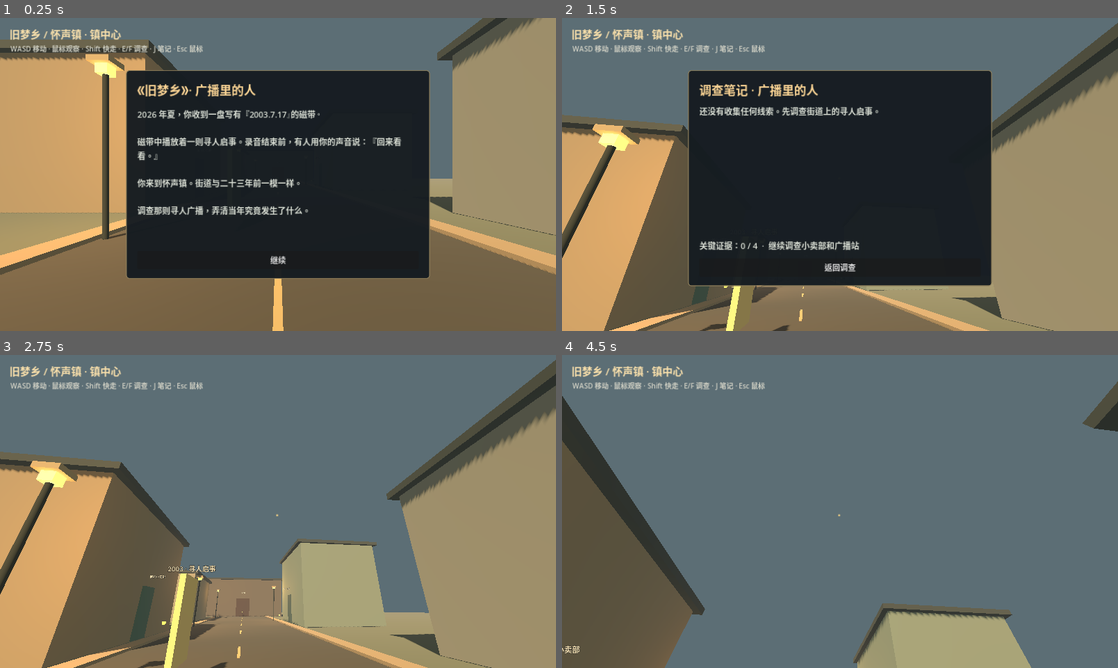
Above: before the commit, frames 1-4 (two rows, left to right).
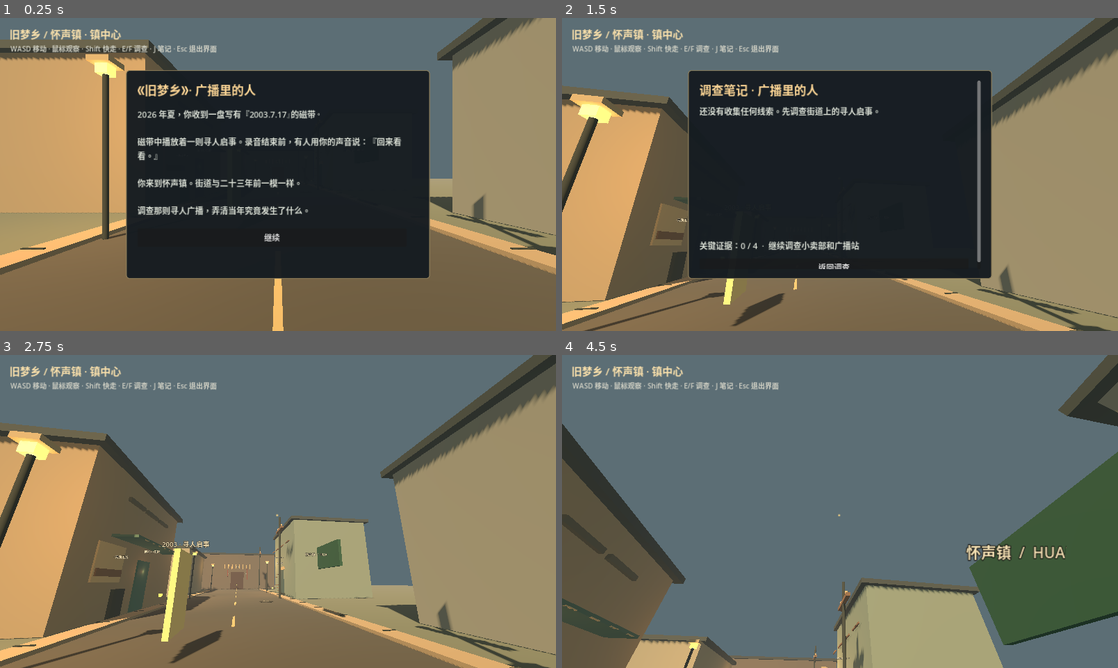
Above: after the commit, the same moments.

Repository: AureliusWu/Game2
Game: Godot game, scene res://scenes/main.tscn
Two runs of this game, one before a commit and one after it. Both use one fixed random seed, a clock stepped at 60 frames per second and the inputs below.
Inputs (mouse positions are in pixels of both pictures, inside the frame that each line leads up to):
- Up to frame 1 (0.25 s): no input
- Up to frame 2 (1.5 s): click "继续" at 0.5 s; tap Enter at 1.25 s; move the mouse to (867, 174) at 1.27 s; hold W from 1.28 s (still down); tap J at 1.35 s
- Up to frame 3 (2.75 s): release W at 2 s; click "返回调查" at 2 s
- Up to frame 4 (4.5 s): tap Space at 2.75 s; move the mouse to (812, 511) at 2.77 s; hold W from 2.78 s (still down); tap E at 2.85 s; move the mouse to (851, 505) at 3.52 s; tap F at 3.6 s; move the mouse to (834, 517) at 4.27 s; tap Shift at 4.35 s

The runs differ from the first frame. In frame 1, 0.7% of the frame differs, in the area x 3-100%, y 8-79%; in frame 2, 19%; in frame 3, 26%, in the area x 0-100%, y 0-100%; in frame 4, 21%.

Commit message:
feat: Game2 v0.2 town atmosphere and folklore polish (#2)
* feat: procedural ambient beds and radio anomaly audio without third-party assets

* feat: dress 2003 township with period props, worn architecture, shrine and analogue equipment

* feat: wire period prop dressing and optional investigative hotspots into town

* feat: 2003-era optional folklore clues, location audio beds and subtle post-tape anomaly

* test: cover millennium props, procedural ambience and first tape-driven anomaly

* fix: make long dialogue, journal and deduction panels scrollable

* docs: define v0.2 atmosphere pass, cultural boundaries, manual QA and next milestone

* ci: build downloadable Windows artifact for PRs after passing headless tests

* docs: update v0.2 development status and testable atmosphere improvements

Diff:
--- /dev/null
+++ b/scripts/ambience.gd
@@ -0,0 +1,105 @@
+extends Node
+## Original synthesised ambience. No borrowed tracks or externally licensed sound files.
+## Uses procedural PCM so the prototype remains self-contained and Steam-safe.
+
+const SAMPLE_RATE := 16000
+const LOOP_SECONDS := 4.0
+var ambient_player: AudioStreamPlayer
+var event_player: AudioStreamPlayer
+var tracks: Dictionary = {}
+var zone: String = ""
+
+func _ready() -> void:
+    ambient_player = AudioStreamPlayer.new()
+    ambient_player.name = "AmbientBed"
+    ambient_player.volume_db = -15.0
+    add_child(ambient_player)
+
+    event_player = AudioStreamPlayer.new()
+    event_player.name = "UncannySting"
+    event_player.volume_db = -12.0
+    add_child(event_player)
+
+func play_zone(new_zone: String) -> void:
+    if new_zone == zone and ambient_player.playing:
+        return
+    zone = new_zone
+    if not tracks.has(zone):
+        tracks[zone] = _make_clip(zone, LOOP_SECONDS, true)
+    ambient_player.stop()
+    ambient_player.stream = tracks[zone]
+    ambient_player.volume_db = -18.0 if zone == "shrine" else -16.0
+    ambient_player.play()
+
+func play_radio_anomaly() -> void:
+    event_player.stop()
+    event_player.stream = _make_clip("transmission", 2.25, false)
+    event_player.play()
+
+func play_last_call() -> void:
+    event_player.stop()
+    event_player.stream = _make_clip("last_call", 3.0, false)
+    event_player.play()
+
+func _make_clip(kind: String, seconds: float, loop: bool) -> AudioStreamWAV:
+    var length: int = int(SAMPLE_RATE * seconds)
+    var data := PackedByteArray()
+    data.resize(length * 2)
+    var rng := RandomNumberGenerator.new()
+    rng.seed = 20030717
+    var noise_state: float = 0.0
+    for i in range(length):
+        var t: float = float(i) / float(SAMPLE_RATE)
+        noise_state = noise_state * 0.965 + rng.randf_range(-1.0, 1.0) * 0.035
+        var sound: float = 0.0
+        match kind:
+            "street":
+                # A distant electrical mains hum and cicada-like evening shimmer.
+                var cicada: float = sin(TAU * 2380.0 * t) * sin(TAU * 9.2 * t)
+                var pulse: float = pow(maxf(0.0, sin(TAU * 0.37 * t)), 2.0)
+                sound = 0.17 * noise_state + 0.042 * sin(TAU * 60.0 * t)
+                sound += 0.075 * cicada * pulse
+            "shop":
+                # Rotary fan, old refrigerator and fluorescent light ballast.
+                var rotary: float = 0.65 + 0.35 * sin(TAU * 4.7 * t)
+                sound = 0.28 * noise_state + 0.078 * sin(TAU * 51.0 * t) * rotary
+                sound += 0.035 * sin(TAU * 118.0 * t)
+            "radio":
+                # Low electronic room tone with irregular amplitude-modulated interference.
+                var crackle: float = pow(maxf(0.0, sin(TAU * 3.7 * t)), 18.0)
+                sound = 0.18 * noise_state + 0.066 * sin(TAU * 63.0 * t)
+                sound += crackle * 0.12 * rng.randf_range(-1.0, 1.0)
+            "shrine":
+                # Distant wind and a slightly detuned low drone.
+                sound = 0.45 * noise_state + 0.055 * sin(TAU * 75.5 * t)
+                sound += 0.058 * sin(TAU * 76.1 * t)
+            "transmission":
+                # A short interrupted broadcast. Intentionally non-verbal.
+                var fade: float = pow(maxf(0.0, 1.0 - t / seconds), 1.8)
+                var crackle: float = rng.randf_range(-1.0, 1.0)
+                sound = fade * (0.21 * crackle + 0.13 * sin(TAU * 900.0 * t) * sin(TAU * 13.0 * t))
+            "last_call":
+                # Unsettling radio carrier without human voice imitation.
+                var envelope: float = sin(PI * t / seconds)
+                sound = envelope * (0.21 * sin(TAU * (140.0 + 21.0 * t) * t))
+                sound += envelope * 0.13 * noise_state
+            _:
+                sound = noise_state * 0.2
+        var edge: float = 1.0
+        if loop:
+            edge = minf(1.0, minf(t, seconds - t) / 0.06)
+        else:
+            edge = minf(1.0, minf(t / 0.045, (seconds - t) / 0.12))
+        var raw_sample: int = int(clampf(sound * edge, -1.0, 1.0) * 32767.0)
+        data[i * 2] = raw_sample & 255
+        data[i * 2 + 1] = (raw_sample >> 8) & 255
+    var result := AudioStreamWAV.new()
+    result.mix_rate = SAMPLE_RATE
+    result.format = AudioStreamWAV.FORMAT_16_BITS
+    result.stereo = false
+    result.data = data
+    if loop:
+        result.loop_mode = AudioStreamWAV.LOOP_FORWARD
+        result.loop_begin = 0
+        result.loop_end = length
+    return result
--- /dev/null
+++ b/scripts/dressing.gd
@@ -0,0 +1,185 @@
+extends RefCounted
+## Milestone v0.2: a modular, resource-free environment art pass.
+## Everything here is bespoke procedural blockout and can later be swapped for PBR meshes.
+
+static func decorate(scene, zone: String, haunted: bool = false) -> void:
+    match zone:
+        "street":
+            _street(scene, haunted)
+        "shop":
+            _shop(scene)
+        "radio":
+            _radio(scene, haunted)
+        "shrine":
+            _shrine(scene)
+    _atmosphere(scene, zone)
+
+static func _strip(scene, pos: Vector3, size: Vector3, color: Color) -> void:
+    scene._box(pos, size, color)
+
+static func _street(scene, haunted: bool) -> void:
+    var brick := Color(0.46, 0.37, 0.29)
+    var dark := Color(0.20, 0.24, 0.22)
+    var faded := Color(0.72, 0.65, 0.49)
+    # An uneven curb, seams, manhole and utility covers make the town legible.
+    for i in range(18):
+        var z: float = -28.0 + i * 3.0
+        _strip(scene, Vector3(-4.55, 0.13, z), Vector3(0.42, 0.025, 0.045), dark)
+        _strip(scene, Vector3(4.55, 0.13, z), Vector3(0.42, 0.025, 0.045), dark)
+    scene._cylinder(Vector3(2.3, 0.03, 0), 0.52, 0.09, Color(0.26, 0.27, 0.25))
+    for i in range(4):
+        _strip(scene, Vector3(2.3, 0.09, -0.30 + i * 0.2),
+            Vector3(0.44, 0.012, 0.035), Color(0.44, 0.45, 0.41))
+    # Exterior shop awning and traditional signage (not copied from real brands).
+    _strip(scene, Vector3(-5.1, 3.35, 4.0), Vector3(1.8, 0.10, 6.8), Color(0.30, 0.43, 0.38))
+    for i in range(7):
+        _strip(scene, Vector3(-4.22, 3.31, 1.1 + 0.9 * i),
+            Vector3(0.07, 0.02, 0.4), faded)
+    _strip(scene, Vector3(-5.08, 2.20, 7.4), Vector3(0.07, 1.5, 2.0), faded)
+    _strip(scene, Vector3(-5.03, 1.82, 7.4), Vector3(0.08, 0.28, 1.82), brick)
+    scene._label("冰汽水 · 两角五分", Vector3(-4.91, 2.45, 7.4), 27)
+    _strip(scene, Vector3(-5.02, 0.60, 6.4), Vector3(0.14, 1.16, 0.9), dark)
+    # Green door, weathered tiles and drain under the radio station.
+    _strip(scene, Vector3(5.11, 2.9, -8.0), Vector3(0.10, 0.35, 2.8), faded)
+    for i in range(7):
+        _strip(scene, Vector3(5.09, 0.40 + i * 0.32, -11.0),
+            Vector3(0.05, 0.035, 2.8), brick)
+    _strip(scene, Vector3(5.13, 0.18, -8.0), Vector3(0.15, 0.18, 2.4), dark)
+    scene._label("县有线广播站 · 2003", Vector3(4.85, 4.15, -8.0), 25)
+    # Utility poles with crossbars, exposed cabling and ceramic insulators.
+    for z in [17.0, -3.0, -23.0]:
+        var base := Vector3(3.9, 0, z)
+        scene._cylinder(base + Vector3(0, 3.8, 0), 0.10, 7.6, dark)
+        _strip(scene, base + Vector3(0, 6.3, 0), Vector3(0.26, 0.19, 2.7), brick)
+        for dz in [-0.9, 0.0, 0.9]:
+            scene._cylinder(base + Vector3(0, 6.5, dz), 0.09, 0.28, faded)
+    # Green street sign and a closed public phone booth.
+    _strip(scene, Vector3(3.65, 2.5, 9.0), Vector3(0.10, 0.95, 2.2),
+        Color(0.18, 0.34, 0.28))
+    scene._label("怀声镇  /  HUAI SHENG", Vector3(3.42, 2.54, 9.0), 27)
+    scene._box(Vector3(4.65, 1.12, 16), Vector3(0.6, 2.2, 1.3),
+        Color(0.18, 0.39, 0.34))
+    scene._box(Vector3(4.24, 1.45, 16), Vector3(0.12, 0.43, 0.48),
+        Color(0.13, 0.19, 0.16))
+    scene._label("公用电话", Vector3(4.13, 2.45, 16), 25)
+    # Paint peel patches, shuttered windows and concrete balcony bands.
+    for z in [-14.0, -11.0, -8.0, -5.0]:
+        _strip(scene, Vector3(5.08, 5.5, z), Vector3(0.10, 0.10, 1.85), brick)
+    for z in [2.0, 4.0, 6.0]:
+        _strip(scene, Vector3(-5.12, 5.2, z), Vector3(0.14, 0.19, 1.7),
+            Color(0.35, 0.36, 0.31))
+    # The shrine uses signs and paper streamers. Preserve path to doorway.
+    _strip(scene, Vector3(-1.9, 2.9, -27.72), Vector3(0.08, 2.3, 0.48),
+        Color(0.48, 0.22, 0.18))
+    _strip(scene, Vector3(1.9, 2.9, -27.72), Vector3(0.08, 2.3, 0.48),
+        Color(0.48, 0.22, 0.18))
+    scene._label("夜禁人声", Vector3(-1.73, 2.88, -27.60), 25)
+    scene._label("禁呼姓名", Vector3(1.73, 2.88, -27.60), 25)
+    for i in range(8):
+        _strip(scene, Vector3(-2.5 + 0.7 * i, 4.25, -27.55),
+            Vector3(0.16, 0.75 + 0.1 * (i % 3), 0.04),
+            Color(0.76, 0.69, 0.49))
+    # The anomaly alters a single familiar sign rather than turning the whole world surreal.
+    if haunted:
+        scene._label("广播已结束  请不要回答", Vector3(0.0, 2.3, -6.2), 29)
+        _strip(scene, Vector3(-4.2, 1.2, -18.3),
+            Vector3(0.22, 1.7, 1.2), Color(0.76, 0.72, 0.59))
+        scene._label("你已经回来", Vector3(-3.95, 2.35, -18.3), 27)
+
+static func _shop(scene) -> void:
+    # Non-branded 2000s grocery: bottles, enamel basin, calendars, fluorescent tube.
+    for j in range(3):
+        for i in range(6):
+            var z: float = -4.17 + i * 0.31
+            var y: float = 1.23 + j * 0.67
+            var palette := [
+                Color(0.36, 0.55, 0.30),
+                Color(0.68, 0.48, 0.24),
+                Color(0.40, 0.51, 0.52),
+                Color(0.65, 0.40, 0.31)
+            ]
+            scene._cylinder(Vector3(3.45, y, z), 0.075, 0.23, palette[(i + j) % 4])
+            _strip(scene, Vector3(3.45, y + 0.15, z),
+                Vector3(0.09, 0.04, 0.09), Color(0.84, 0.77, 0.59))
+    # CRT cash terminal with faint cyan monochrome display.
+    scene._box(Vector3(-0.85, 1.65, -2.45),
+        Vector3(0.55, 0.66, 0.70), Color(0.64, 0.62, 0.51))
+    _strip(scene, Vector3(-0.85, 1.67, -2.08),
+        Vector3(0.44, 0.42, 0.04), Color(0.14, 0.33, 0.31))
+    scene._label("￥ 0.25", Vector3(-0.85, 1.69, -2.02), 25)
+    scene._box(Vector3(2.0, 0.34, 2.7), Vector3(1.2, 0.6, 0.8),
+        Color(0.34, 0.40, 0.43))
+    scene._cylinder(Vector3(2.0, 0.72, 2.7), 0.48, 0.20,
+        Color(0.64, 0.67, 0.56))
+    # Fan blades overhead; low ceiling with warm fixture.
+    scene._cylinder(Vector3(0, 5.7, 0), 0.16, 0.45, Color(0.32, 0.32, 0.29))
+    for i in range(4):
+        var angle: float = TAU * i / 4.0
+        scene._box(Vector3(cos(angle) * 0.63, 5.46, sin(angle) * 0.63),
+            Vector3(1.28 if i % 2 == 0 else 0.17, 0.06,
+            0.17 if i % 2 == 0 else 1.28), Color(0.36, 0.32, 0.26))
+    scene._box(Vector3(-4.8, 3.5, -5.79), Vector3(0.8, 1.15, 0.12),
+        Color(0.87, 0.81, 0.68))
+    scene._label("二〇〇三年 七月", Vector3(-4.8, 3.68, -5.59), 24)
+    scene._light(Vector3(0, 5.1, 0), Color(0.96, 0.77, 0.50), 1.05, 12.0)
+
+static func _radio(scene, haunted: bool) -> void:
+    var metal := Color(0.26, 0.31, 0.31)
+    var amber := Color(0.76, 0.44, 0.23)
+    # Consoles, rotary control knobs, tape reels and burnt-out indicator lamps.
+    for i in range(12):
+        scene._cylinder(Vector3(-2.5 + 0.43 * i, 1.18, -2.28),
+            0.06, 0.10, Color(0.30, 0.34, 0.35))
+    for i in range(2):
+        scene._cylinder(Vector3(1.3 + 0.6 * i, 1.18, -2.68),
+            0.25, 0.06, metal)
+        scene._cylinder(Vector3(1.3 + 0.6 * i, 1.23, -2.68),
+            0.13, 0.06, Color(0.58, 0.60, 0.56))
+    scene._box(Vector3(3.2, 1.2, -2.5), Vector3(0.35, 0.29, 0.35),
+        Color(0.40, 0.38, 0.31))
+    scene._box(Vector3(3.18, 1.38, -2.29), Vector3(0.12, 0.08, 0.05),
+        amber, false, true)
+    scene._label("播出频率  75.4 MHz", Vector3(0, 3.4, -5.50), 28)
+    # 2003 documents and radio station crest — no copyrighted trademarks.
+    scene._box(Vector3(-4.75, 2.7, -5.79), Vector3(1.1, 1.6, 0.05),
+        Color(0.78, 0.74, 0.59))
+    scene._label("停播通知\n七月十七日", Vector3(-4.75, 2.67, -5.60), 26)
+    for i in range(3):
+        _strip(scene, Vector3(4.9, 3.2 + i * 0.4, -4.0),
+            Vector3(0.09, 0.08, 1.4), metal)
+    if haunted:
+        scene._label("21:47 // 来电者：你", Vector3(0, 4.3, -5.5), 32)
+        for i in range(4):
+            scene._box(Vector3(-2.1 + i * 1.3, 1.75, -2.65),
+                Vector3(0.20, 0.10, 0.09), Color(0.84, 0.21, 0.18), false, true)
+        scene._light(Vector3(0, 3.3, -2.8), Color(0.9, 0.14, 0.12), 0.85, 7.2)
+
+static func _shrine(scene) -> void:
+    # Incense, ritual ledgers and handwritten-looking strips of paper.
+    for i in range(7):
+        var x: float = -1.75 + 0.55 * i
+        scene._cylinder(Vector3(x, 2.06, -3.6), 0.028, 0.83,
+            Color(0.46, 0.23, 0.14))
+        scene._cylinder(Vector3(x, 2.48, -3.6), 0.035, 0.07,
+            Color(0.79, 0.30, 0.16))
+    scene._box(Vector3(1.6, 1.8, -4), Vector3(0.5, 0.6, 0.35),
+        Color(0.75, 0.67, 0.46))
+    scene._box(Vector3(-4.6, 4.4, -5.77), Vector3(0.9, 2.6, 0.08),
+        Color(0.73, 0.63, 0.45))
+    scene._label("慎言\n勿呼", Vector3(-4.6, 4.4, -5.6), 30)
+    scene._label("无名无姓，不应不答", Vector3(0, 4.1, -5.58), 29)
+    # An old enamel bowl and offerings.
+    scene._cylinder(Vector3(-1.7, 1.78, -3.5), 0.34, 0.14,
+        Color(0.68, 0.64, 0.50))
+    scene._cylinder(Vector3(1.6, 1.77, -3.5), 0.34, 0.14,
+        Color(0.68, 0.64, 0.50))
+    scene._light(Vector3(-1.6, 2.5, -3.8), Color(1.0, 0.54, 0.30), 0.72, 6.0)
+
+static func _atmosphere(scene, zone: String) -> void:
+    # Slightly warmer key light and ground-level shadow accents.
+    if zone == "street":
+        scene._light(Vector3(-5.0, 2.0, 4.0), Color(0.96, 0.64, 0.42), 0.35, 5.0)
+    elif zone == "radio":
+        scene._light(Vector3(-3.0, 4.9, 2.0), Color(0.40, 0.66, 0.68), 0.45, 9.0)
+    elif zone == "shrine":
+        scene._light(Vector3(3.0, 5.1, 2.0), Color(0.69, 0.52, 0.31), 0.4, 9.0)
--- a/scripts/game.gd
+++ b/scripts/game.gd
@@ -1,6 +1,7 @@
 extends Node3D
 ## Case 01: 广播里的人 — investigation, dialogue, deduction. No combat.
 const WorldBuilder = preload("res://scripts/world.gd")
+const Ambience = preload("res://scripts/ambience.gd")
 const EVIDENCE := {
     "poster": {
         "name": "寻人启事",
@@ -21,6 +22,18 @@
     "ritual": {
         "name": "封声残页",
         "text": "地方仪式的残本记载：夏夜封声，不呼全名，不以铜喉代人传名。后有批注：『它记下声，却不识人。』"
+    },
+    "calendar": {
+        "name": "小卖部旧日历",
+        "text": "撕到 2003 年七月的挂历还在墙上，背面写着：『小禾说她已经回家了，不要再找她。』墨迹看起来不像二十多年前留下的。"
+    },
+    "broadcast_notice": {
+        "name": "广播站停播通知",
+        "text": "镇广播站在 2003 年 7 月 18 日接到停播通知：『午夜起禁止寻人广播，禁止连续三次宣读同一姓名。』通知上的签字无法辨认。"
+    },
+    "tablet": {
+        "name": "无名牌位",
+        "text": "祠堂正中的牌位没有姓氏，只有两个深浅不同的刻痕。香灰沿桌边排成整齐的线，像有人在数经过这里的声音。"
     }
 }
 const REQUIRED := ["poster", "ledger", "log", "tape"]
@@ -29,6 +42,7 @@
 @onready var eye: Camera3D = $Player/Camera3D
 
 var world
+var ambience
 var current_zone: String = "street"
 var collected: Dictionary = {}
 var finished: bool = false
@@ -48,6 +62,9 @@
     world = WorldBuilder.new()
     world.name = "World"
     add_child(world)
+    ambience = Ambience.new()
+    ambience.name = "Ambience"
+    add_child(ambience)
     _create_ui()
     _go_to("street", true)
     if finished:
@@ -59,6 +76,7 @@
 
 func _setup_lighting() -> void:
     var environment := WorldEnvironment.new()
+    environment.name = "WorldEnvironment"
     var env := Environment.new()
     env.background_mode = Environment.BG_COLOR
     env.background_color = Color(0.36, 0.43, 0.46)
@@ -71,6 +89,7 @@
     environment.environment = env
     add_child(environment)
     var sunlight := DirectionalLight3D.new()
+    sunlight.name = "Sunlight"
     sunlight.rotation_degrees = Vector3(-45.0, -24.0, 0.0)
     sunlight.light_color = Color(1.0, 0.78, 0.56)
     sunlight.light_energy = 0.9
@@ -91,7 +110,7 @@
     hud.add_child(title_label)
     help_label = Label.new()
     help_label.position = Vector2(24, 58)
-    help_label.text = "WASD 移动 · 鼠标观察 · Shift 快走 · E/F 调查 · J 笔记 · Esc 鼠标"
+    help_label.text = "WASD 移动 · 鼠标观察 · Shift 快走 · E/F 调查 · J 笔记 · Esc 退出界面"
     help_label.add_theme_font_size_override("font_size", 16)
     help_label.add_theme_color_override("font_color", Color(0.82, 0.82, 0.77))
     hud.add_child(help_label)
@@ -141,7 +160,12 @@
     modal.add_child(margin)
     var stack := VBoxContainer.new()
     stack.add_theme_constant_override("separation", 14)
-    margin.add_child(stack)
+    var scroller := ScrollContainer.new()
+    scroller.horizontal_scroll_mode = ScrollContainer.SCROLL_MODE_DISABLED
+    scroller.size_flags_vertical = Control.SIZE_EXPAND_FILL
+    margin.add_child(scroller)
+    stack.custom_minimum_size = Vector2(620, 0)
+    scroller.add_child(stack)
     var title := Label.new()
     title.text = heading
     title.add_theme_font_size_override("font_size", 28)
@@ -186,7 +210,10 @@
 func _go_to(zone: String, initial: bool = false) -> void:
     var previous: String = current_zone
     current_zone = zone
+    world.haunted = collected.has("tape")
     world.build_zone(zone)
+    _set_mood(world.haunted)
+    ambience.play_zone(zone)
     match zone:
         "street":
             var spawn := Vector3(0, 1.01, 18)
@@ -202,6 +229,16 @@
     player.rotation.y = 0
     eye.rotation.x = 0
     _update_location_label()
+
+func _set_mood(unstable: bool) -> void:
+    var atmosphere := get_node_or_null("WorldEnvironment") as WorldEnvironment
+    var sunlight := get_node_or_null("Sunlight") as DirectionalLight3D
+    if atmosphere != null and atmosphere.environment != null:
+        atmosphere.environment.background_color = Color(0.31, 0.37, 0.43) if unstable else Color(0.36, 0.43, 0.46)
+        atmosphere.environment.fog_light_color = Color(0.37, 0.40, 0.45) if unstable else Color(0.46, 0.45, 0.42)
+        atmosphere.environment.fog_density = 0.016 if unstable else 0.009
+    if sunlight != null:
+        sunlight.light_energy = 0.49 if unstable else 0.9
 
 func _update_location_label() -> void:
     var names := {"street": "怀声镇 · 镇中心", "shop": "吉祥小卖部", "radio": "旧广播站", "shrine": "怀声祠"}
@@ -269,6 +306,11 @@
     collected[id] = true
     if first_time:
         _save()
+    if first_time and id == "tape":
+        world.haunted = true
+        world.build_zone(current_zone)
+        _set_mood(true)
+        ambience.play_radio_anomaly()
     var data: Dictionary = EVIDENCE[id]
     var message: String = data["text"]
     if not first_time:
@@ -332,6 +374,7 @@
             "请重新比对录音时间与广播时间。要分清『第一次记录到声音』和『把声音传播给其他人』。")
         return
     finished = true
+    ambience.play_last_call()
     _save()
     _update_location_label()
     _message("第一案 · 尾声",
--- a/scripts/world.gd
+++ b/scripts/world.gd
@@ -1,8 +1,10 @@
 extends Node3D
+const Dressing = preload("res://scripts/dressing.gd")
 ## Procedural 3D graybox for Case 01. Replace meshes/materials with licensed PBR assets later.
 ## Coordinates are in meters; interactable nodes are represented by stable hotspot IDs.
 var hotspots: Array[Dictionary] = []
 var current_zone: String = "street"
+var haunted: bool = false
 
 func build_zone(zone: String) -> void:
     current_zone = zone
@@ -21,6 +23,7 @@
             _build_shrine()
         _:
             push_error("Unknown zone: " + zone)
+    Dressing.decorate(self, zone, haunted)
     _light(Vector3(0, 7, 0), Color(0.83, 0.87, 1.0), 0.3, 23.0)
 
 func _material(color: Color, emissive: bool = false) -> StandardMaterial3D:
@@ -155,6 +158,7 @@
     _label("旧账本 / 2003 年 7 月", Vector3(-1.8, 2.0, -2.5))
     _spot("ledger", "翻阅旧账本", Vector3(-1.8, 1.38, -1.6))
     _label("汽水  五角", Vector3(3.3, 3.9, -3.3), 30)
+    _spot("calendar", "查看墙上旧日历", Vector3(-4.4, 3.3, -4.8))
 
 func _build_radio() -> void:
     _room(Color(0.34, 0.35, 0.34), Color(0.51, 0.56, 0.52))
@@ -167,6 +171,7 @@
     _label("磁带录音", Vector3(2.0, 2.55, -2.4))
     _spot("log", "阅读值班日志", Vector3(-2.0, 1.45, -1.9))
     _spot("tape", "播放旧录音", Vector3(2.0, 1.45, -1.9))
+    _spot("broadcast_notice", "查看停播通知", Vector3(-4.1, 2.7, -4.7))
 
 func _build_shrine() -> void:
     _room(Color(0.28, 0.25, 0.22), Color(0.34, 0.32, 0.28))
@@ -177,4 +182,5 @@
     _box(Vector3(-3.3, 0.85, -2.4), Vector3(1.5, 1.7, 0.5), Color(0.34, 0.25, 0.19))
     _label("封声残页", Vector3(-2.3, 2.8, -2.2))
     _spot("ritual", "阅读封声残页", Vector3(-2.3, 1.4, -2.1))
+    _spot("tablet", "查看无名牌位", Vector3(0.0, 2.3, -3.55))
     _light(Vector3(0, 3.4, -3), Color(0.99, 0.62, 0.32), 1.6, 10.0)
--- a/tests/case01.gd
+++ b/tests/case01.gd
@@ -18,9 +18,9 @@
 func _check(game: Node) -> void:
     var expected: Dictionary = {
         "street": ["poster", "enter_shop", "enter_radio", "enter_shrine"],
-        "shop": ["ledger", "exit"],
-        "radio": ["log", "tape", "exit"],
-        "shrine": ["ritual", "exit"]
+        "shop": ["ledger", "calendar", "exit"],
+        "radio": ["log", "tape", "broadcast_notice", "exit"],
+        "shrine": ["ritual", "tablet", "exit"]
     }
     var world: Node = game.get("world")
     for zone in expected.keys():
@@ -32,6 +32,22 @@
             if not found.has(wanted):
                 _fail("Missing hotspot " + wanted + " in " + zone)
                 return
+    var ambience = game.get("ambience")
+    if ambience == null:
+        _fail("Ambient audio node missing")
+        return
+    if ambience.ambient_player.stream == null:
+        _fail("No generated ambient waveform")
+        return
+    var sound: AudioStreamWAV = ambience.ambient_player.stream as AudioStreamWAV
+    if sound == null or sound.data.size() == 0:
+        _fail("Generated ambient waveform empty")
+        return
+    game.call("_go_to", "radio")
+    game.call("_investigate", "tape")
+    if not world.get("haunted"):
+        _fail("First listening to tape must trigger visual anomaly")
+        return
     game.set("collected", {})
     game.set("finished", false)
     if game.call("_ready_to_deduce"):
@@ -55,5 +71,5 @@
     if not FileAccess.file_exists("user://case01-save.json"):
         _fail("Completion did not save")
         return
-    print("CASE01_OK: all zones, clues, deduction gate, correct/incorrect answers and save")
+    print("CASE01_OK: zones, period props, ambient WAV, tape anomaly, deductions, save")
     quit(0)
Not shown, added: docs/ITERATION-02.md
